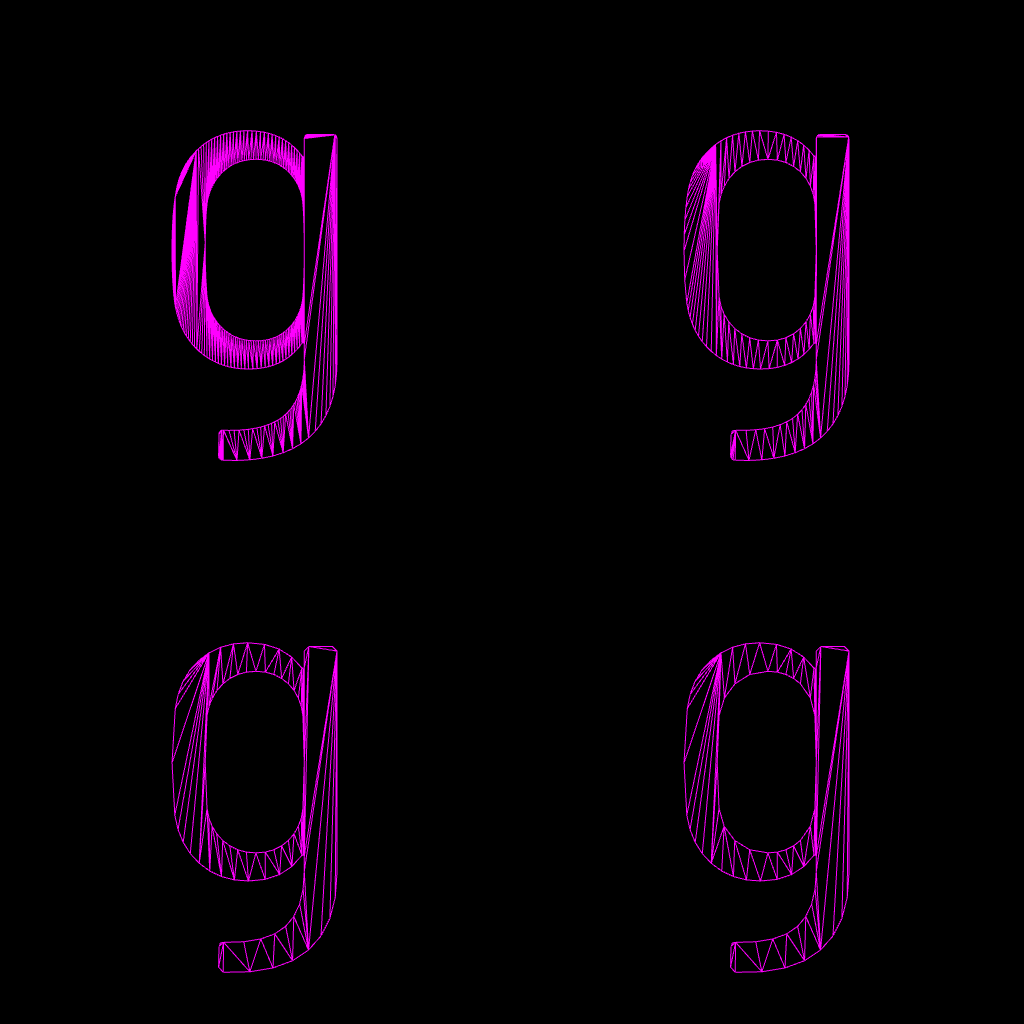
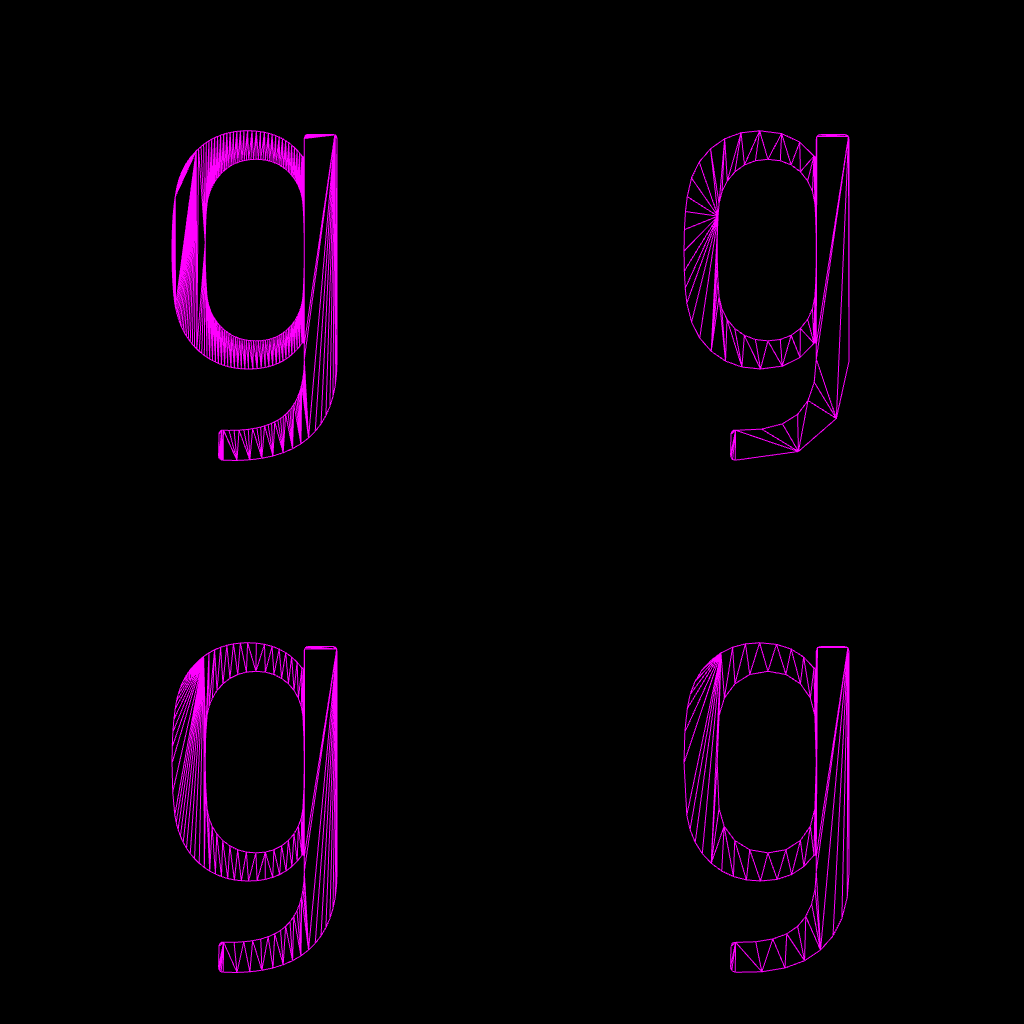
Before/after of a w=1024, h=1024 layered artwork. What changed in the layer stack:
renamed "11" to "ASA-13", painted on it over 683, 645, 849, 973
renamed "6" to "ASA-3", painted on it over 171, 642, 338, 973
renamed "3" to "FSA-3", painted on it over 683, 130, 850, 461
